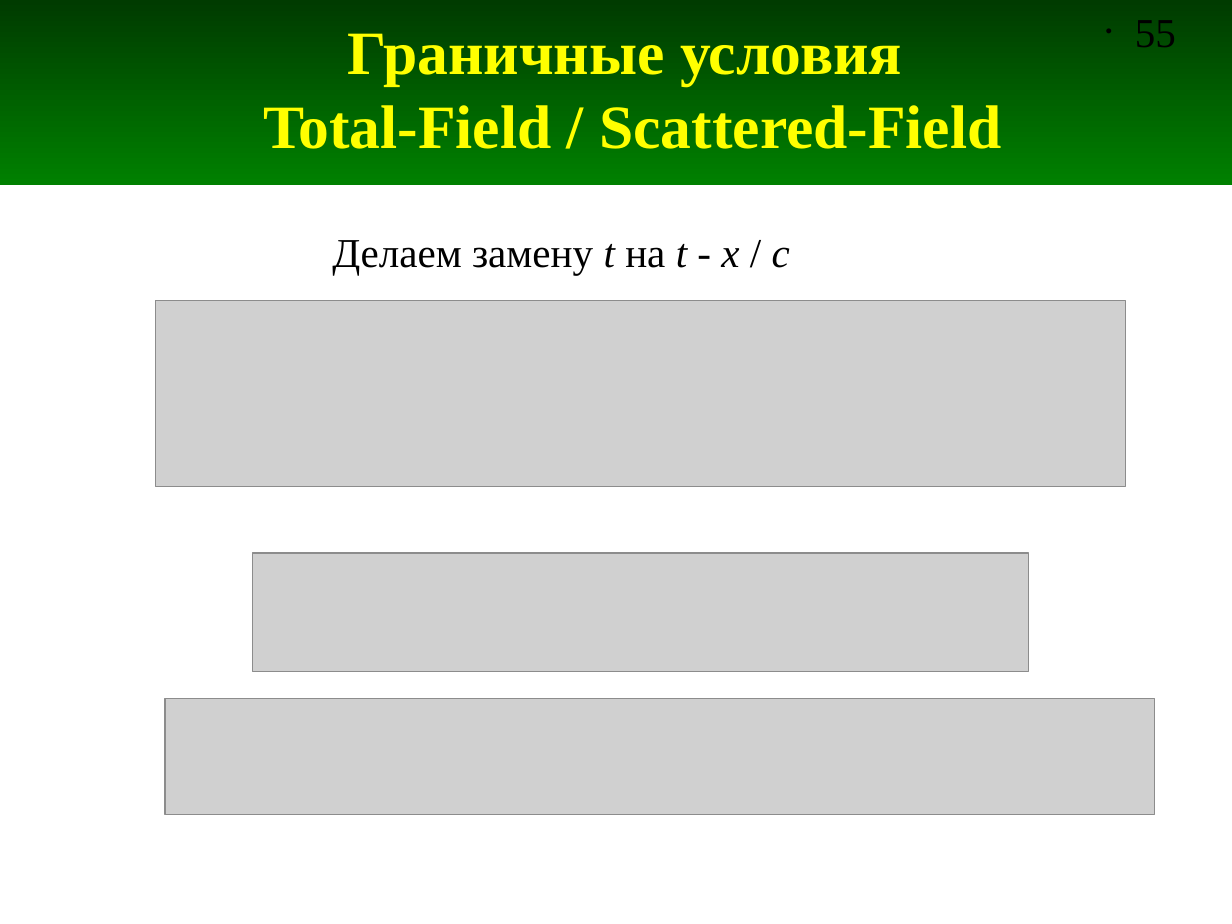
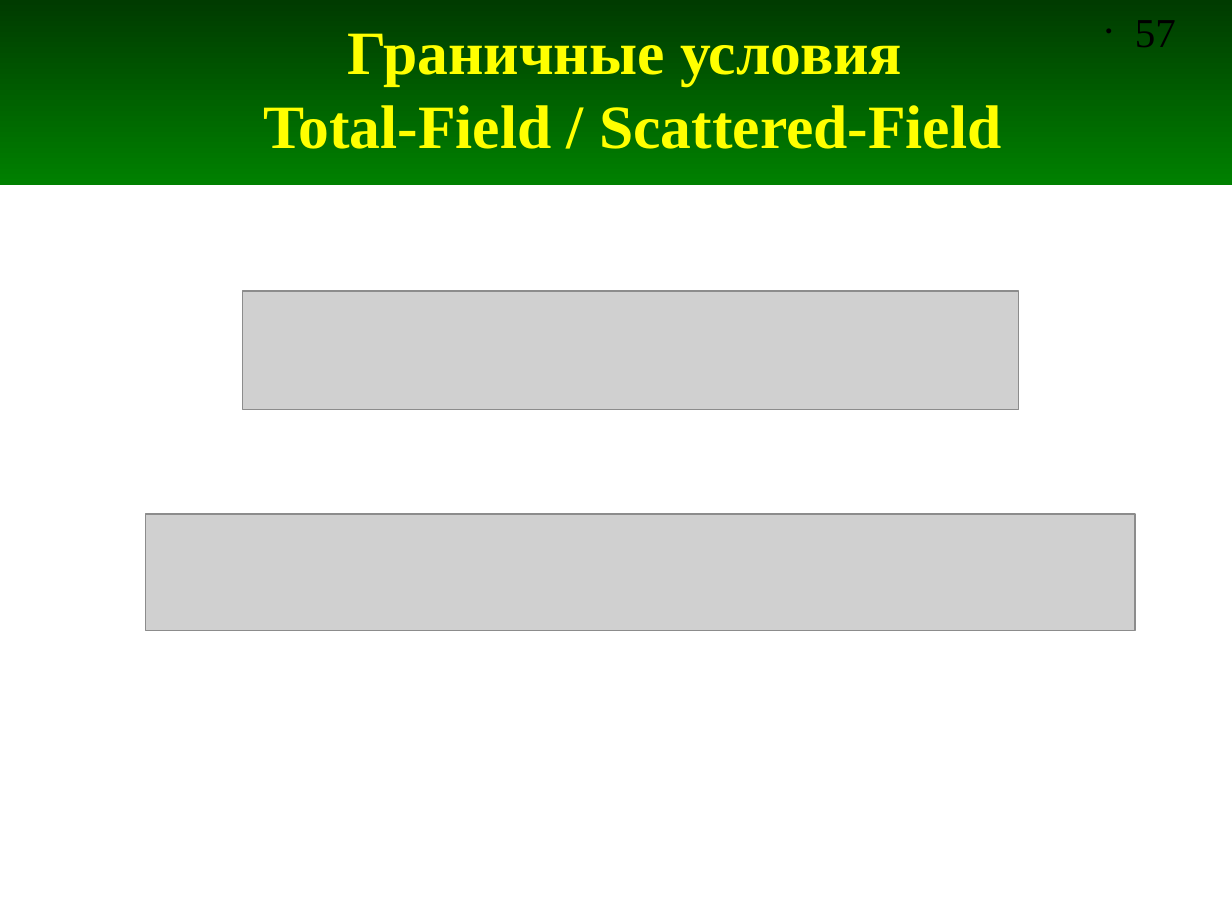
Before and after one commit to andris0147sv/modelling, a slide deck: slide 57 of presentations/2. FDTD.odp (slide 55 before the commit). Drawn at 1232x924 pixels with LibreOffice and Linux fonts; fonts in the diff are those of the drawing; grey boxes stand for pictures. Boxes give left, top, right and bottom in pixels: in the first picture for what was removed or moved away, otherwise in the second. Text is boxed around its words. In the diff, an @@ line names an element or a change of style, - is before the commit and + after.

Commit message:
Добавлены слайды про Total-field / Scattered-field

```diff
--- a/presentations/2. FDTD.odp
+++ b/presentations/2. FDTD.odp
@@ page number at (1135, 20, 1176, 47): text changed @@
-• 55
+• 57
@@ text removed at (332, 240, 790, 274) @@
-Делаем замену t на t - x / c
@@ picture: place and size @@
-picture at (155, 301, 1125, 487)
+picture at (243, 291, 1019, 409)
@@ picture: place and size @@
-picture at (253, 553, 1029, 671)
+picture at (145, 514, 1135, 630)
@@ picture removed at (165, 699, 1154, 814) @@
```
Also in this commit, not shown: 7 other slides changed, 14 slides added.
